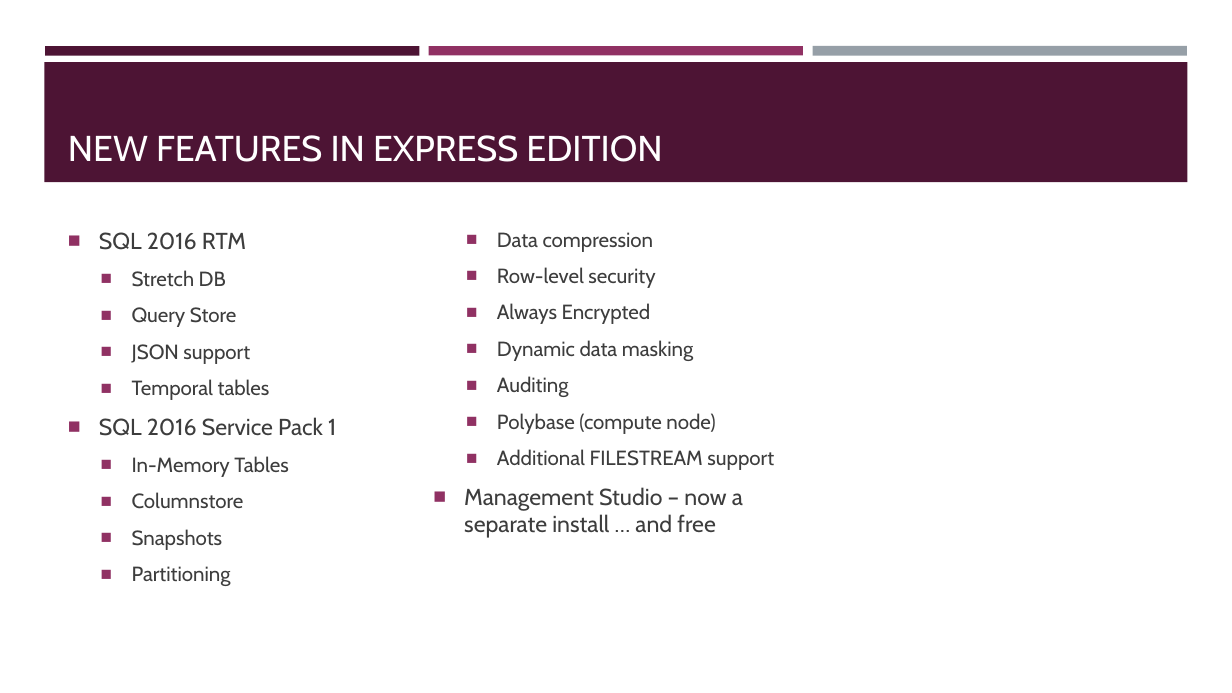
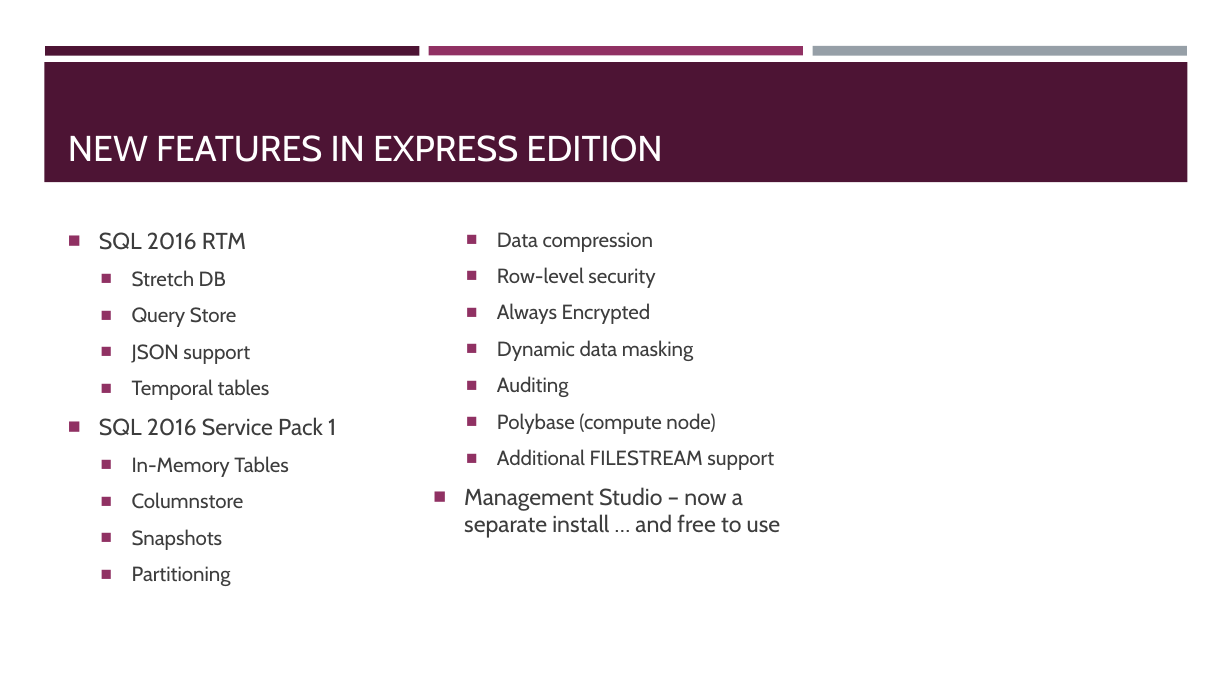
Before and after one commit to sqltran/SevenAwesomeSQLFeatures, a slide deck: slide 4 of AwesomeFreeSQLServerFeatures.pptx. Drawn at 1232x693 pixels with LibreOffice and Linux fonts; fonts in the diff are those of the drawing. Boxes give left, top, right and bottom in pixels: in the first picture for what was removed or moved away, otherwise in the second. Text is boxed around its words. In the diff, an @@ line names an element or a change of style, - is before the commit and + after.

```diff
--- a/AwesomeFreeSQLServerFeatures.pptx
+++ b/AwesomeFreeSQLServerFeatures.pptx
@@ text at [464,487,780,538]: text changed @@
-■ Management Studio – now a separate install … and free
+■ Management Studio – now a separate install … and free to use
```
Also in this commit, not shown: 7 other slides changed.
